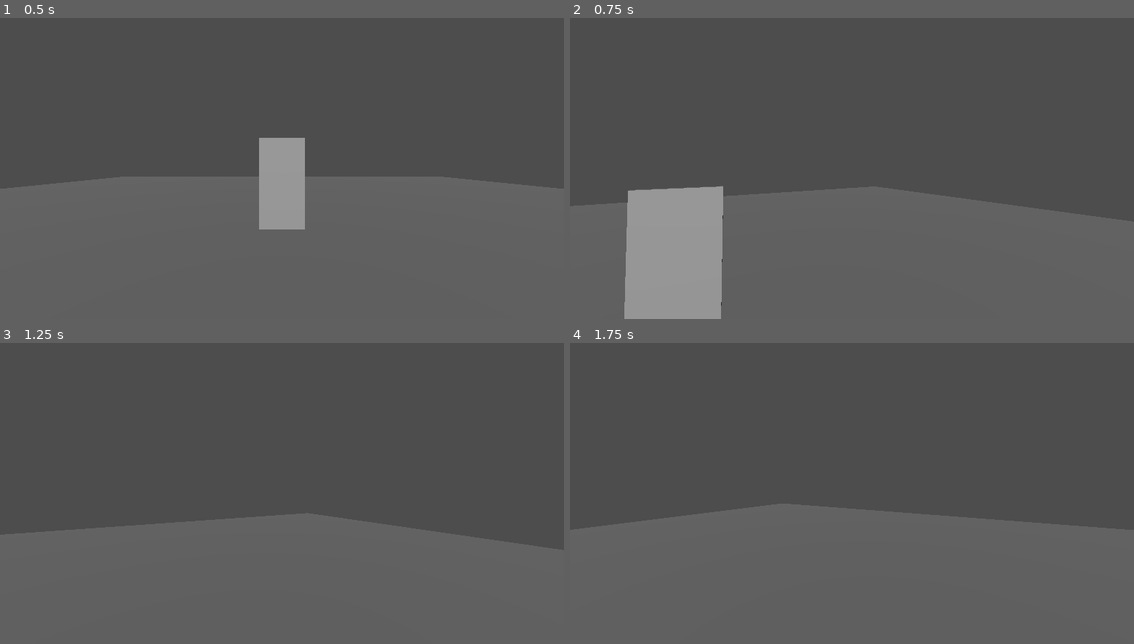
Above: before the commit, frames 1-4 (two rows, left to right).
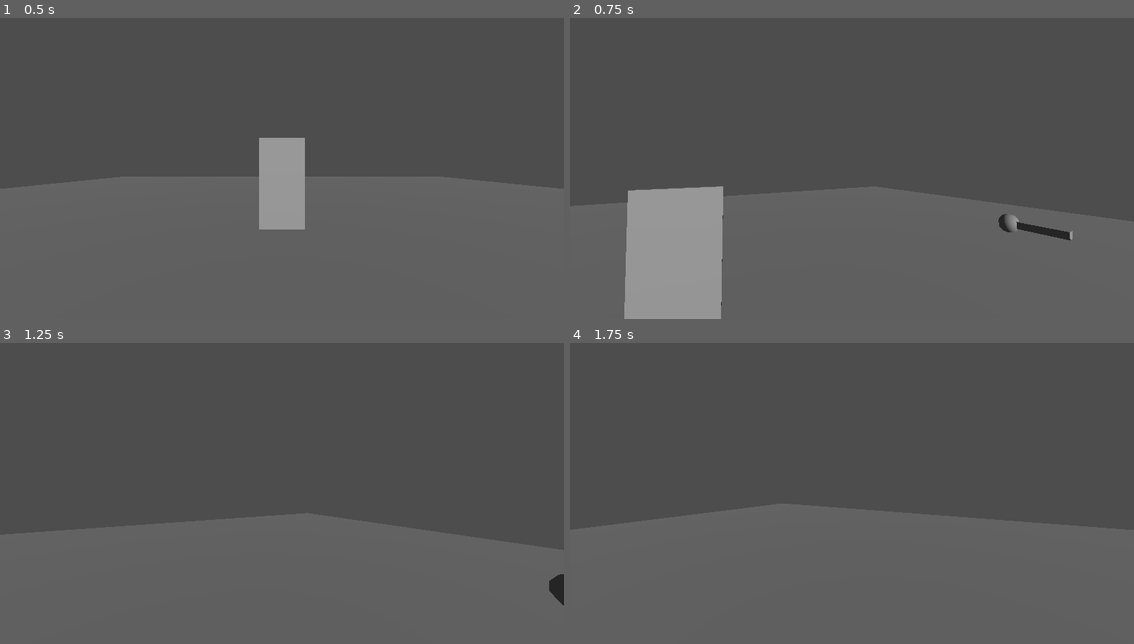
Above: after the commit, the same moments.

Repository: Fatbonks/secret-gamejam
Game: Godot game, scene res://levels/level_1/world.tscn
Two runs of this game, one before a commit and one after it. Both use one fixed random seed, a clock stepped at 60 frames per second and the inputs below.
Inputs (mouse positions are in pixels of both pictures, inside the frame that each line leads up to):
- Up to frame 1 (0.5 s): no input
- Up to frame 2 (0.75 s): tap Enter (ui_accept) at 0.5 s; move the mouse to (880, 159) at 0.52 s; hold W (forward) from 0.53 s (still down); hold E (interact) from 0.53 s (still down)
- Up to frame 3 (1.25 s): keep holding W (forward); keep holding E (interact); tap Enter (ui_accept) at 0.77 s
- Up to frame 4 (1.75 s): keep holding W (forward); move the mouse to (823, 487) at 1.27 s; release E (interact) at 1.28 s; tap E (interact) at 1.35 s; tap Enter (ui_accept) at 1.52 s

Frame 1 is identical in both runs. In frame 2, 0.4% of the frame differs, in the area x 75-90%, y 65-75%; in frame 3, 0.2%; in frame 4, nothing differs.

Commit message:
door and keys now function

Diff:
--- a/global/global_script.gd
+++ b/global/global_script.gd
@@ -1,3 +1,5 @@
 extends Node
 
+signal ui_text_picked_up(text:String)
+
 var player_keys:Array[Key]
--- a/levels/level_1/world.tscn
+++ b/levels/level_1/world.tscn
@@ -1,8 +1,9 @@
-[gd_scene load_steps=7 format=3 uid="uid://crmobp4fr30n6"]
+[gd_scene load_steps=8 format=3 uid="uid://crmobp4fr30n6"]
 
 [ext_resource type="Script" path="res://levels/world_script.gd" id="1_pe2ur"]
 [ext_resource type="PackedScene" uid="uid://bm4i0gaf0i0ku" path="res://objects/player/player.tscn" id="2_ct8pe"]
 [ext_resource type="PackedScene" uid="uid://dqq6qf6132g34" path="res://objects/door/door.tscn" id="3_smx31"]
+[ext_resource type="PackedScene" uid="uid://bt71sfxw0lmwo" path="res://objects/keys/redkey.tscn" id="4_tdbqw"]
 
 [sub_resource type="BoxMesh" id="BoxMesh_ob5lb"]
 size = Vector3(30, 1, 30)
@@ -35,3 +36,6 @@
 
 [node name="DirectionalLight3D" type="DirectionalLight3D" parent="."]
 transform = Transform3D(1, 0, 0, 0, 0.944261, 0.329196, 0, -0.329196, 0.944261, 0, 21.8558, 17.5109)
+
+[node name="Redkey" parent="." instance=ExtResource("4_tdbqw")]
+transform = Transform3D(1, 0, 0, 0, 1, 0, 0, 0, 1, 6.80155, 0.825243, 1.86629)
--- /dev/null
+++ b/objects/keys/key.gd
@@ -0,0 +1,10 @@
+class_name Keys
+extends InteractableItem
+
+@export var key_type:Key
+@export var animation_player:AnimationPlayer
+
+func _use_item() -> void:
+	GlobalScript.player_keys.append(key_type)
+	GlobalScript.ui_text_picked_up.emit('picked up key')
+	queue_free()
--- /dev/null
+++ b/objects/keys/redkey.tscn
@@ -0,0 +1,74 @@
+[gd_scene load_steps=8 format=3 uid="uid://bt71sfxw0lmwo"]
+
+[ext_resource type="Script" path="res://objects/keys/key.gd" id="1_dfmp7"]
+[ext_resource type="Script" path="res://resource/scripts/key.gd" id="2_cqr78"]
+
+[sub_resource type="Resource" id="Resource_vjebo"]
+script = ExtResource("2_cqr78")
+key_name = "Red key"
+
+[sub_resource type="BoxShape3D" id="BoxShape3D_uxsu6"]
+size = Vector3(1, 1, 1.4)
+
+[sub_resource type="BoxMesh" id="BoxMesh_875nq"]
+size = Vector3(0.165, 0.17, 0.94)
+
+[sub_resource type="SphereMesh" id="SphereMesh_gv2b5"]
+radial_segments = 8
+rings = 4
+
+[sub_resource type="ViewportTexture" id="ViewportTexture_g1e3p"]
+viewport_path = NodePath("SubViewport")
+
+[node name="Redkey" type="Area3D" node_paths=PackedStringArray("animation_player", "_3d_text_sprite") groups=["interactable_items"]]
+monitoring = false
+script = ExtResource("1_dfmp7")
+key_type = SubResource("Resource_vjebo")
+animation_player = NodePath("")
+_3d_text_sprite = NodePath("Sprite3D")
+
+[node name="CollisionShape3D" type="CollisionShape3D" parent="."]
+transform = Transform3D(1, 0, 0, 0, 1, 0, 0, 0, 1, 0, 0, -0.194092)
+shape = SubResource("BoxShape3D_uxsu6")
+
+[node name="MeshInstance3D" type="MeshInstance3D" parent="."]
+mesh = SubResource("BoxMesh_875nq")
+
+[node name="MeshInstance3D2" type="MeshInstance3D" parent="."]
+transform = Transform3D(0.485, 0, 0, 0, 0.485, 0, 0, 0, 0.485, 0, 0, -0.659096)
+mesh = SubResource("SphereMesh_gv2b5")
+
+[node name="Sprite3D" type="Sprite3D" parent="."]
+transform = Transform3D(1, 0, 0, 0, 1, 0, 0, 0, 1, 0, 0.371483, -0.146489)
+visible = false
+billboard = 1
+double_sided = false
+texture = SubResource("ViewportTexture_g1e3p")
+
+[node name="SubViewport" type="SubViewport" parent="."]
+transparent_bg = true
+
+[node name="Control" type="Control" parent="SubViewport"]
+layout_mode = 3
+anchors_preset = 15
+anchor_right = 1.0
+anchor_bottom = 1.0
+grow_horizontal = 2
+grow_vertical = 2
+
+[node name="Label" type="Label" parent="SubViewport/Control"]
+layout_mode = 1
+anchors_preset = 8
+anchor_left = 0.5
+anchor_top = 0.5
+anchor_right = 0.5
+anchor_bottom = 0.5
+offset_left = -20.0
+offset_top = -11.5
+offset_right = 20.0
+offset_bottom = 11.5
+grow_horizontal = 2
+grow_vertical = 2
+text = "Pick up
+E"
+horizontal_alignment = 1
--- a/objects/player/player.gd
+++ b/objects/player/player.gd
@@ -9,12 +9,16 @@
 @export_range(0, 20) var camera_tilt_amount: float
 @export_range(0, 10) var camera_tilt_speed: float
 
+@export_category("random ah shit")
+@export var pic_up_text:Label
+@export var text_anim: AnimationPlayer
 @onready var camera_3d: Camera3D = %Camera3D
 
 
 
 func _ready() -> void:
 	Input.set_mouse_mode(Input.MOUSE_MODE_CAPTURED)
+	GlobalScript.ui_text_picked_up.connect(_set_text_pickup)
 
 
 func _input(event:InputEvent) -> void:
@@ -56,3 +60,7 @@
 		camera_3d.rotation_degrees.z = lerpf(camera_3d.rotation_degrees.z, -camera_tilt_amount, camera_tilt_speed * delta)
 	elif input_direction == -1:
 		camera_3d.rotation_degrees.z = lerpf(camera_3d.rotation_degrees.z, camera_tilt_amount, camera_tilt_speed * delta)
+
+func _set_text_pickup(text:String) -> void:
+	pic_up_text.text = text
+	text_anim.play('picked_up_anim')
--- a/objects/player/player.tscn
+++ b/objects/player/player.tscn
@@ -1,25 +1,106 @@
-[gd_scene load_steps=8 format=3 uid="uid://bm4i0gaf0i0ku"]
+[gd_scene load_steps=9 format=3 uid="uid://bm4i0gaf0i0ku"]
 
 [ext_resource type="Script" path="res://objects/player/player.gd" id="1_er205"]
 [ext_resource type="Script" path="res://objects/player/interact_system.gd" id="2_hp50v"]
-[ext_resource type="Script" path="res://resource/scripts/key.gd" id="3_kduyd"]
 
 [sub_resource type="BoxShape3D" id="BoxShape3D_6kcby"]
-size = Vector3(0.1, 0.1, 3)
+size = Vector3(0.1, 0.1, 2)
 
 [sub_resource type="CapsuleShape3D" id="CapsuleShape3D_lyo58"]
 
 [sub_resource type="CapsuleMesh" id="CapsuleMesh_nbbji"]
 
-[sub_resource type="Resource" id="Resource_yepvf"]
-script = ExtResource("3_kduyd")
-key_name = "Red key"
+[sub_resource type="Animation" id="Animation_rcr4j"]
+resource_name = "picked_up_anim"
+tracks/0/type = "value"
+tracks/0/imported = false
+tracks/0/enabled = true
+tracks/0/path = NodePath("Control/PickedUpText:visible")
+tracks/0/interp = 1
+tracks/0/loop_wrap = true
+tracks/0/keys = {
+"times": PackedFloat32Array(0, 0.1, 1),
+"transitions": PackedFloat32Array(1, 1, 1),
+"update": 1,
+"values": [false, true, false]
+}
+tracks/1/type = "value"
+tracks/1/imported = false
+tracks/1/enabled = true
+tracks/1/path = NodePath("Control/PickedUpText:position")
+tracks/1/interp = 1
+tracks/1/loop_wrap = true
+tracks/1/keys = {
+"times": PackedFloat32Array(0, 1),
+"transitions": PackedFloat32Array(1, 1),
+"update": 0,
+"values": [Vector2(556, 625), Vector2(556, 530)]
+}
+tracks/2/type = "value"
+tracks/2/imported = false
+tracks/2/enabled = true
+tracks/2/path = NodePath("Control/PickedUpText:modulate")
+tracks/2/interp = 1
+tracks/2/loop_wrap = true
+tracks/2/keys = {
+"times": PackedFloat32Array(0, 1),
+"transitions": PackedFloat32Array(1, 1),
+"update": 0,
+"values": [Color(1, 1, 1, 1), Color(1, 1, 1, 0)]
+}
 
-[node name="Player" type="CharacterBody3D"]
+[sub_resource type="Animation" id="Animation_w05wq"]
+length = 0.001
+tracks/0/type = "value"
+tracks/0/imported = false
+tracks/0/enabled = true
+tracks/0/path = NodePath("Control/PickedUpText:visible")
+tracks/0/interp = 1
+tracks/0/loop_wrap = true
+tracks/0/keys = {
+"times": PackedFloat32Array(0),
+"transitions": PackedFloat32Array(1),
+"update": 1,
+"values": [false]
+}
+tracks/1/type = "value"
+tracks/1/imported = false
+tracks/1/enabled = true
+tracks/1/path = NodePath("Control/PickedUpText:position")
+tracks/1/interp = 1
+tracks/1/loop_wrap = true
+tracks/1/keys = {
+"times": PackedFloat32Array(0),
+"transitions": PackedFloat32Array(1),
+"update": 0,
+"values": [Vector2(556, 625)]
+}
+tracks/2/type = "value"
+tracks/2/imported = false
+tracks/2/enabled = true
+tracks/2/path = NodePath("Control/PickedUpText:modulate")
+tracks/2/interp = 1
+tracks/2/loop_wrap = true
+tracks/2/keys = {
+"times": PackedFloat32Array(0),
+"transitions": PackedFloat32Array(1),
+"update": 0,
+"values": [Color(1, 1, 1, 1)]
+}
+
+[sub_resource type="AnimationLibrary" id="AnimationLibrary_adbnw"]
+_data = {
+"RESET": SubResource("Animation_w05wq"),
+"picked_up_anim": SubResource("Animation_rcr4j")
+}
+
+[node name="Player" type="CharacterBody3D" node_paths=PackedStringArray("pic_up_text", "text_anim")]
 script = ExtResource("1_er205")
 mouse_sensitivity = 0.5
 camera_tilt_amount = 4.0
 camera_tilt_speed = 10.0
+pic_up_text = NodePath("Control/PickedUpText")
+text_anim = NodePath("textAnim")
 
 [node name="Camera3D" type="Camera3D" parent="."]
 unique_name_in_owner = true
@@ -40,7 +121,34 @@
 
 [node name="InteractSystem" type="Node" parent="."]
 script = ExtResource("2_hp50v")
-ke = SubResource("Resource_yepvf")
+
+[node name="Control" type="Control" parent="."]
+layout_mode = 3
+anchors_preset = 15
+anchor_right = 1.0
+anchor_bottom = 1.0
+grow_horizontal = 2
+grow_vertical = 2
+
+[node name="PickedUpText" type="Label" parent="Control"]
+visible = false
+layout_mode = 1
+anchors_preset = 7
+anchor_left = 0.5
+anchor_top = 1.0
+anchor_right = 0.5
+anchor_bottom = 1.0
+offset_left = -20.0
+offset_top = -23.0
+offset_right = 98.0
+grow_horizontal = 2
+grow_vertical = 0
+text = "Picked_up _shit"
+
+[node name="textAnim" type="AnimationPlayer" parent="."]
+libraries = {
+"": SubResource("AnimationLibrary_adbnw")
+}
 
 [connection signal="area_entered" from="Camera3D/Area3D" to="InteractSystem" method="_on_area_3d_area_entered"]
 [connection signal="area_exited" from="Camera3D/Area3D" to="InteractSystem" method="_on_area_3d_area_exited"]
